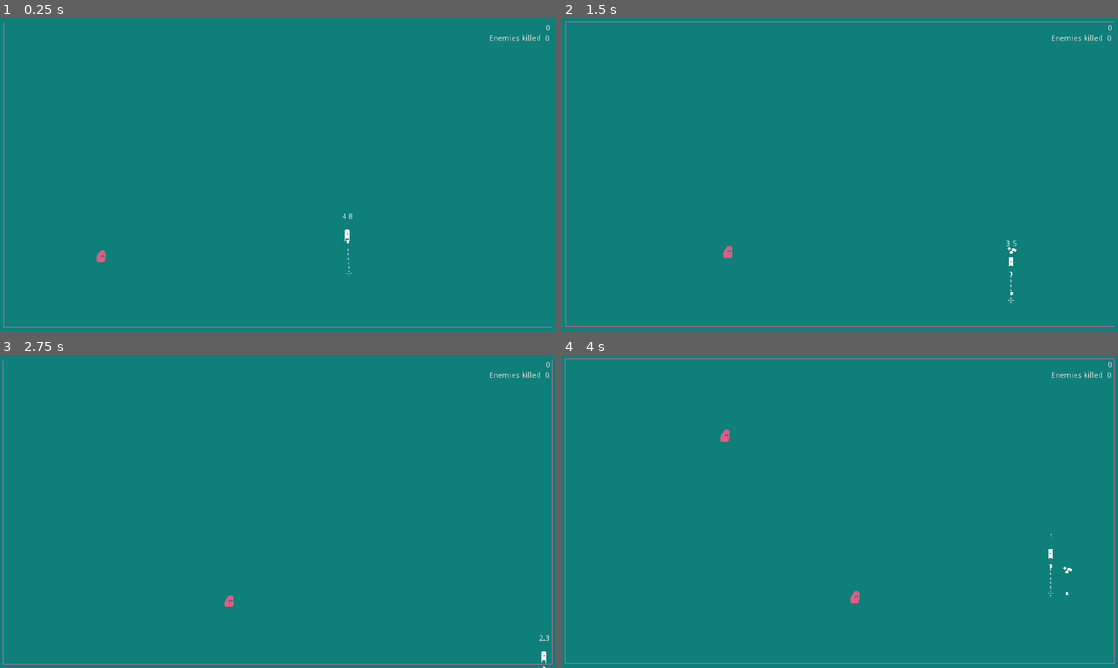
Above: before the commit, frames 1-4 (two rows, left to right).
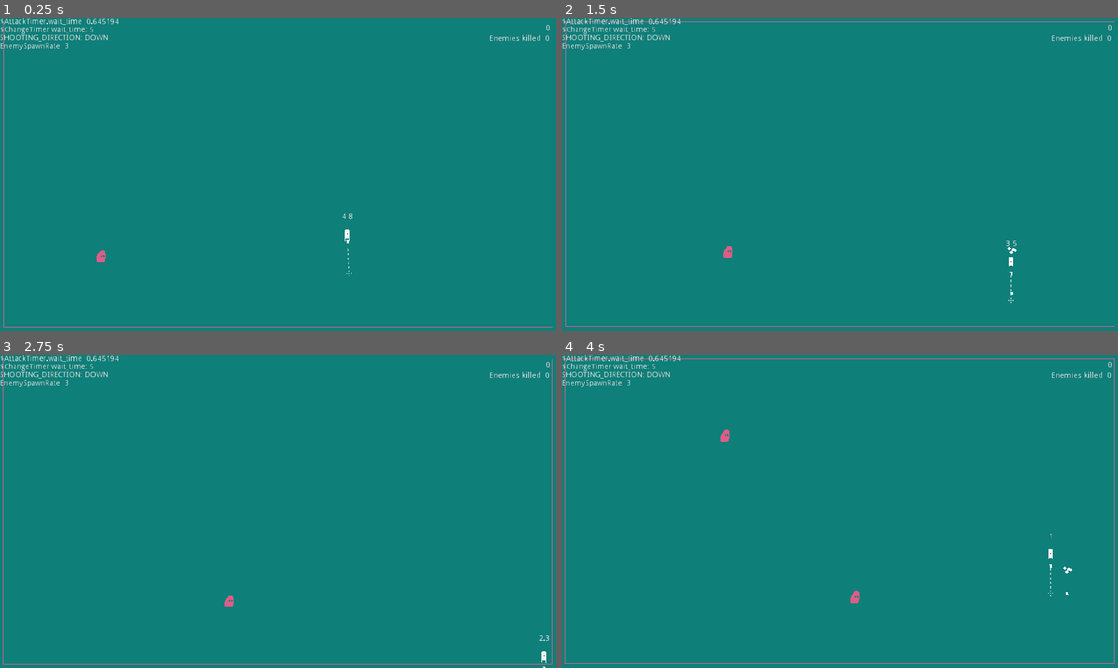
Above: after the commit, the same moments.

Repository: skarnl/gmtk-game-jam
Game: Godot game, scene res://screens/splash.tscn
Two runs of this game, one before a commit and one after it. Both use one fixed random seed, a clock stepped at 60 frames per second and the inputs below. Sound files missing from this copy of the repository are replaced by a short silence.
Inputs:
- Up to frame 1 (0.25 s): no input
- Up to frame 2 (1.5 s): tap Enter at 0.5 s; hold Right (ui_right) 0.53-1.28 s; tap Space at 1.25 s; hold Down (ui_down) from 1.28 s (still down)
- Up to frame 3 (2.75 s): release Down (ui_down) at 2.03 s; hold Right (ui_right) from 2.03 s (still down)
- Up to frame 4 (4 s): release Right (ui_right) at 2.78 s; hold Up (ui_up) 2.78-3.53 s; hold Left (ui_left) from 3.53 s (still down)

The runs differ from the first frame. In frame 1, 0.6% of the frame differs, in the area x 0-22%, y 0-11%; in frame 2, 0.6%; in frame 3, 0.6%; in frame 4, 0.6%.
Error before the commit: Attempt to call function 'play' in base 'null instance' on a null instance. (res://entities/player.gd:73)

Commit message:
Add reload sound

Diff:
--- a/entities/player.tscn
+++ b/entities/player.tscn
@@ -6,6 +6,7 @@
 [ext_resource path="res://assets/images/shoot-indicator-bg.png" type="Texture" id=4]
 [ext_resource path="res://assets/images/player-walk-eyes.png" type="Texture" id=5]
 [ext_resource path="res://assets/images/aim.png" type="Texture" id=6]
+[ext_resource path="res://assets/sounds/177054__woodmoose__lowerguncock.wav" type="AudioStream" id=7]
 
 [sub_resource type="CapsuleShape2D" id=1]
 radius = 4.96715
@@ -132,3 +133,7 @@
 
 [node name="UpdateTimer" type="Timer" parent="."]
 wait_time = 0.1
+
+[node name="ReloadAudioPlayer" type="AudioStreamPlayer2D" parent="."]
+stream = ExtResource( 7 )
+pitch_scale = 0.94
Not shown: 1 places in entities/player.tscn that only renumber resources
